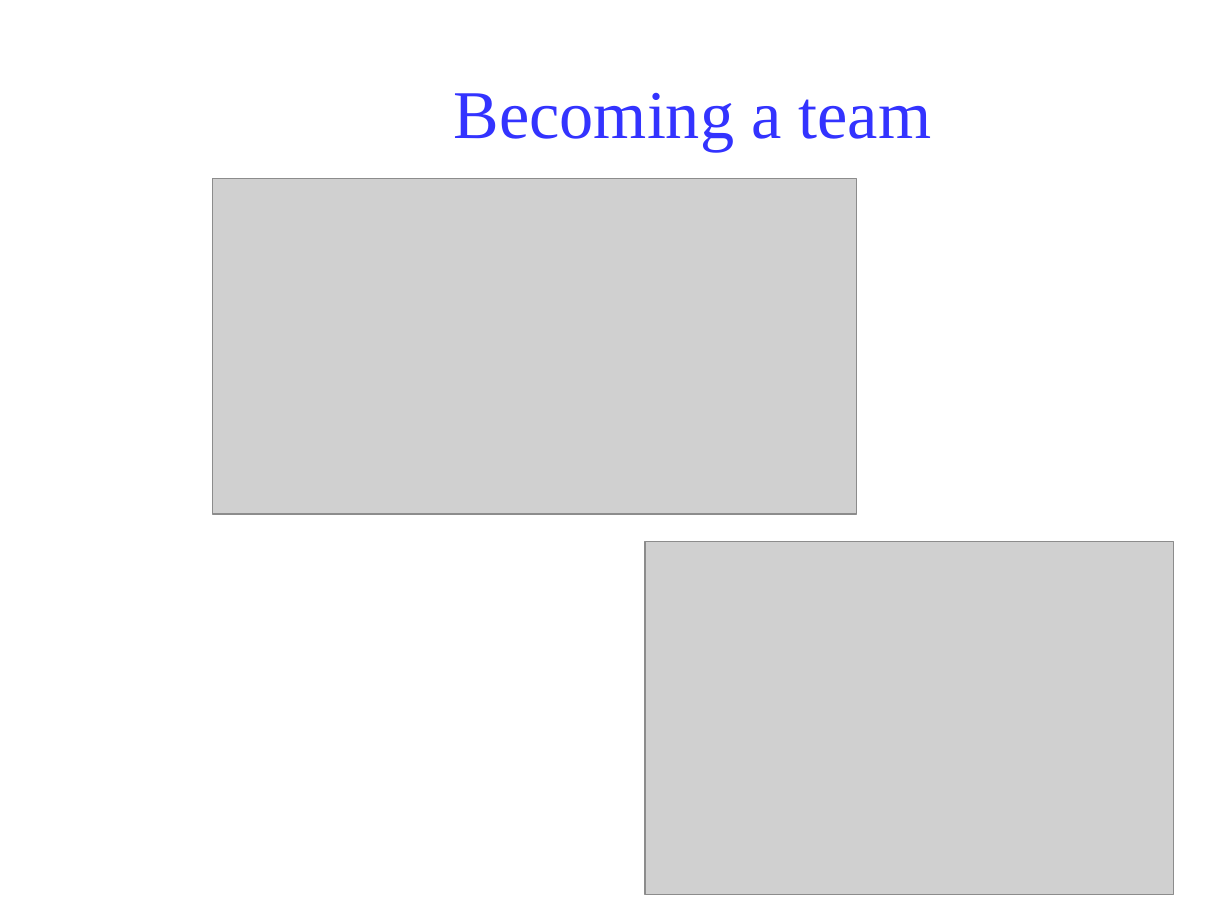
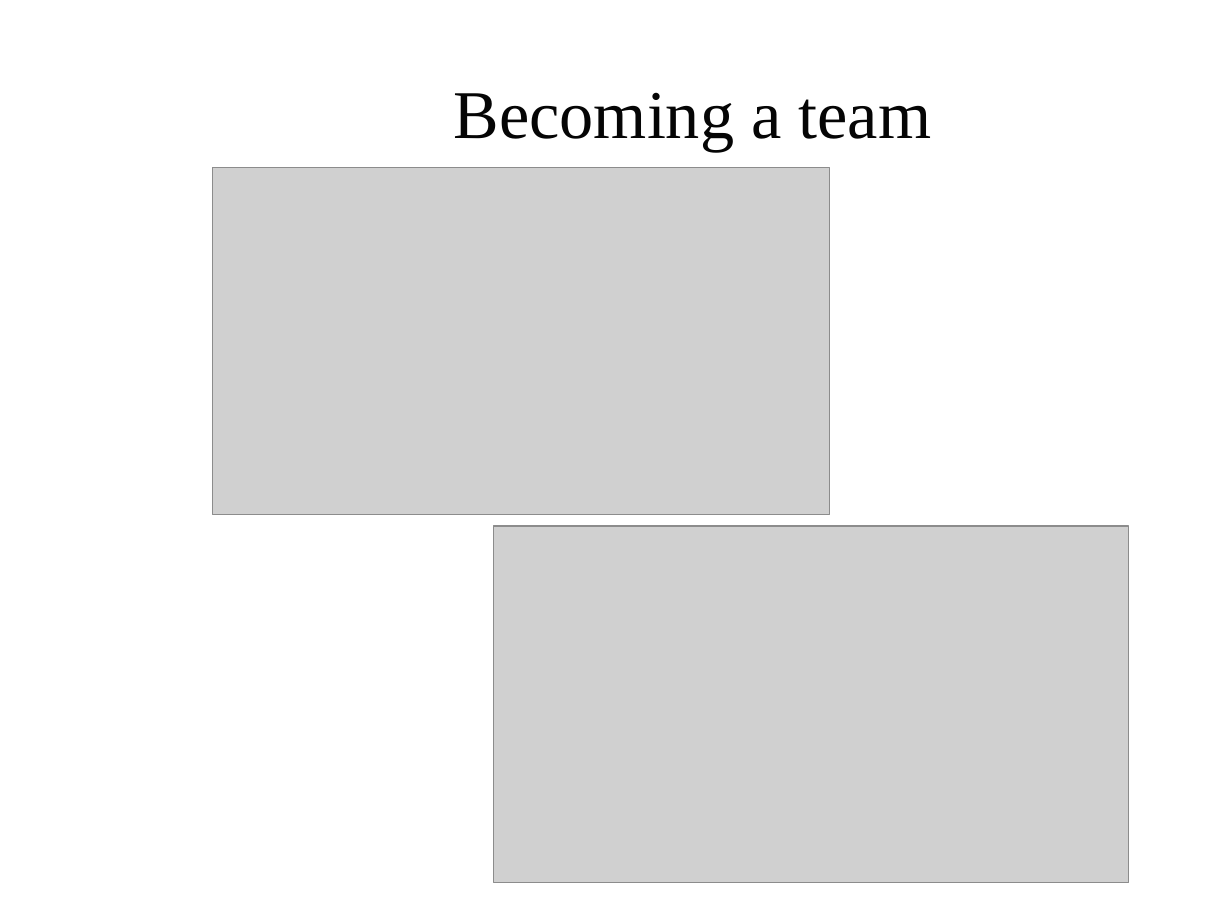
Before and after one commit to Klarala13/collectivity, a slide deck: slide 8 of Presentation/collectivity.odp. Drawn at 1232x924 pixels with LibreOffice and Linux fonts; fonts in the diff are those of the drawing; grey boxes stand for pictures; background and template pictures are left out. Boxes give left, top, right and bottom in pixels: in the first picture for what was removed or moved away, otherwise in the second. Text is boxed around its words. In the diff, an @@ line names an element or a change of style, - is before the commit and + after.

```diff
--- a/Presentation/collectivity.odp
+++ b/Presentation/collectivity.odp
@@ title "Becoming a team" at (x1=454, y1=92, x2=932, y2=152): text colour #3333FF to #050505 @@
@@ picture resized from (x1=212, y1=179, x2=856, y2=514) to (x1=212, y1=168, x2=830, y2=515) @@
@@ picture resized from (x1=645, y1=542, x2=1174, y2=894) to (x1=494, y1=527, x2=1129, y2=883) @@
```
Also in this commit, not shown: 6 other slides changed, 1 slide added, 1 slide removed, 1 other file.
